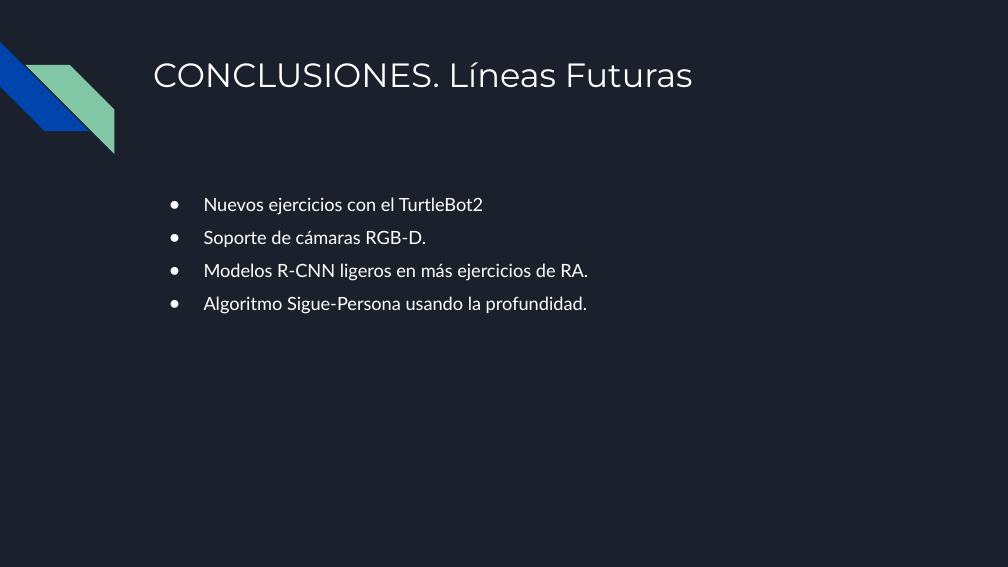
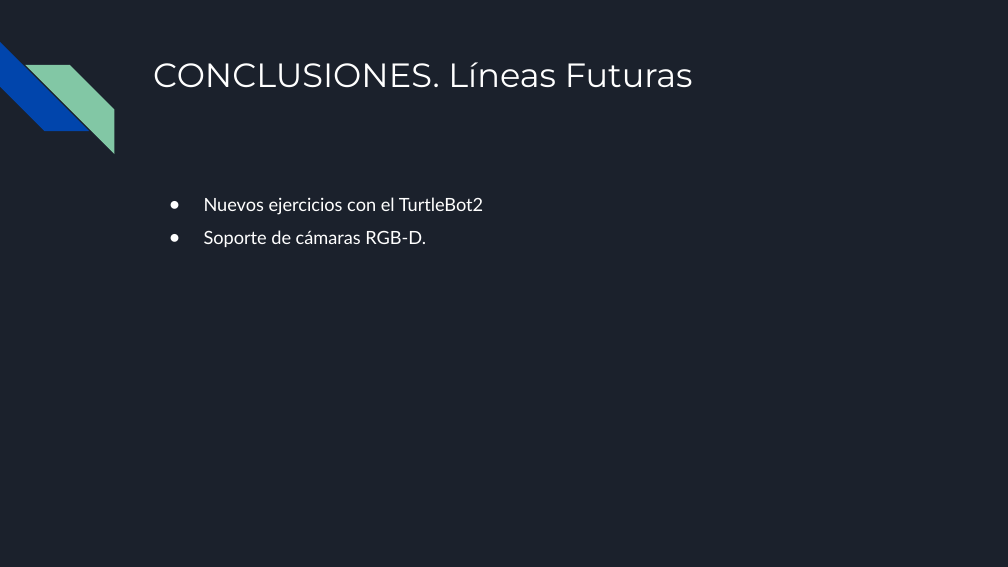
Before and after one commit to RoboticsLabURJC/2021-tfg-carlos-caminero, a slide deck: slide 21 of presentacion/presentacion.pptx. Drawn at 1008x567 pixels with LibreOffice and Linux fonts; fonts in the diff are those of the drawing. Boxes give left, top, right and bottom in pixels: in the first picture for what was removed or moved away, otherwise in the second. Text is boxed around its words. In the diff, an @@ line names an element or a change of style, - is before the commit and + after.

```diff
--- a/presentacion/presentacion.pptx
+++ b/presentacion/presentacion.pptx
@@ text at (x1=204, y1=263, x2=588, y2=314): paragraphs removed @@
-● Modelos R-CNN ligeros en más ejercicios de RA.
-● Algoritmo Sigue-Persona usando la profundidad.
```
Also in this commit, not shown: 8 other slides changed, 1 other file.
